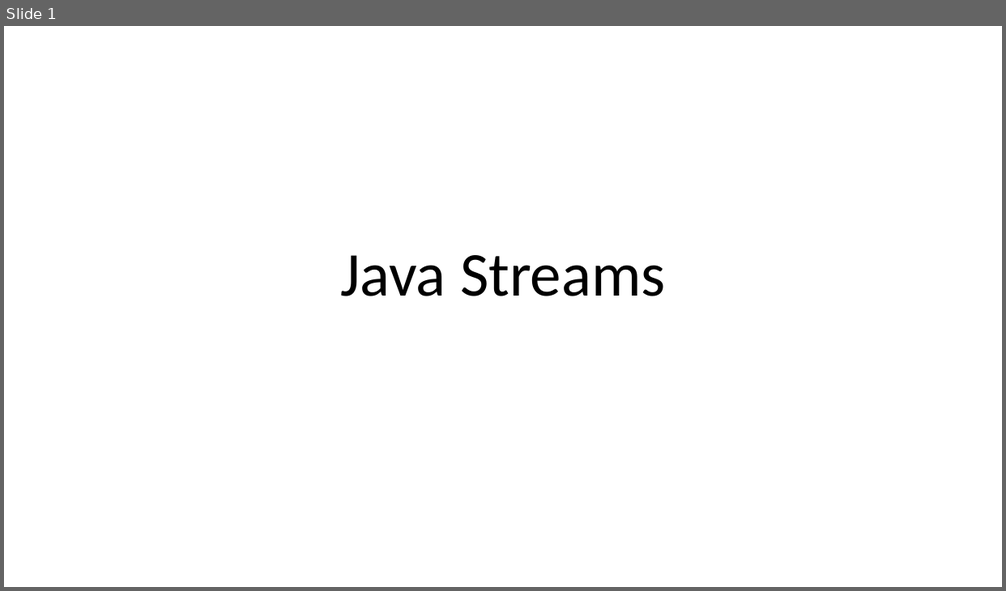
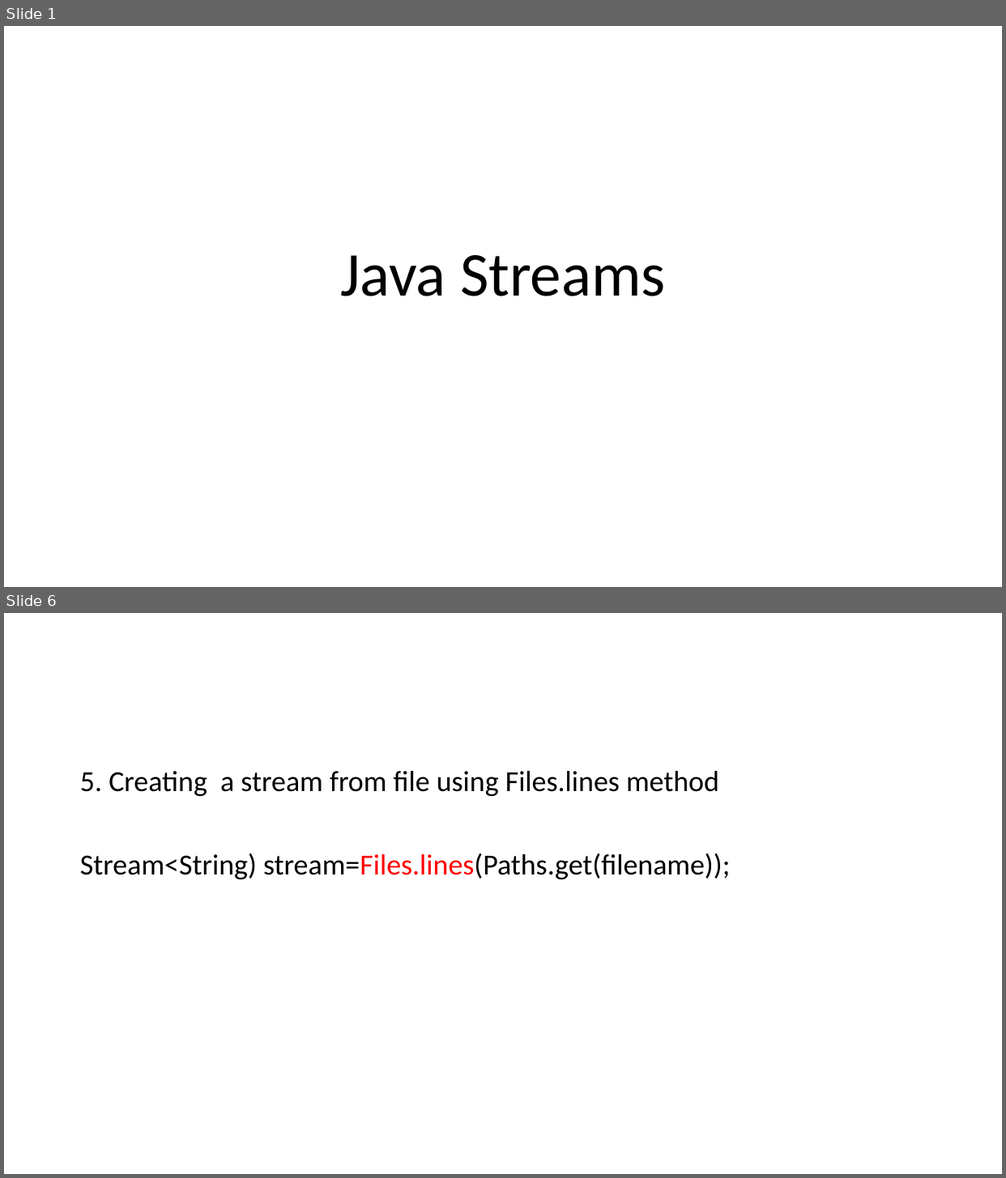
Before and after one commit to aroranishant8/JavaNotes, a slide deck: Java8/Lambda/Streams.pptx. Shown one above the other, each under a label of ours: slide 1 before the commit, slides 1 and 6 after it; the slides between them are not shown. The pictures are 1006x591 and 1006x1178 pixels, drawn with LibreOffice and Linux fonts; fonts in the diff are those of the drawing. Boxes give left, top, right and bottom in pixels: in the first picture for what was removed or moved away, otherwise in the second. Text is boxed around its words. In the diff, an @@ line names an element or a change of style, - is before the commit and + after.

```diff
--- a/Java8/Lambda/Streams.pptx
+++ b/Java8/Lambda/Streams.pptx
@@ slide 6 added at box(4, 613, 1002, 1174), background #FFFFFF @@
@@ text added at box(80, 771, 730, 879), 28 pt, text #000000 @@
+5. Creating a stream from file using Files.lines method
+Stream<String) stream=Files.lines(Paths.get(filename));
```
Also in this commit, not shown: 1 slide changed, 3 other slides added.
